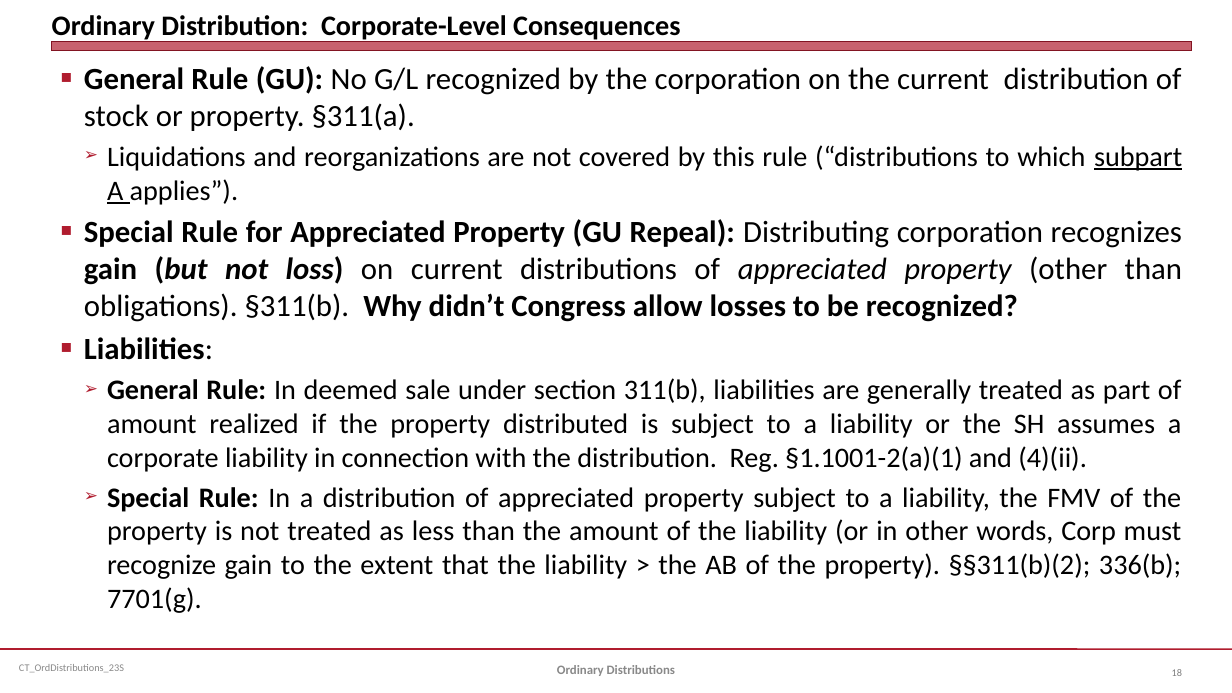
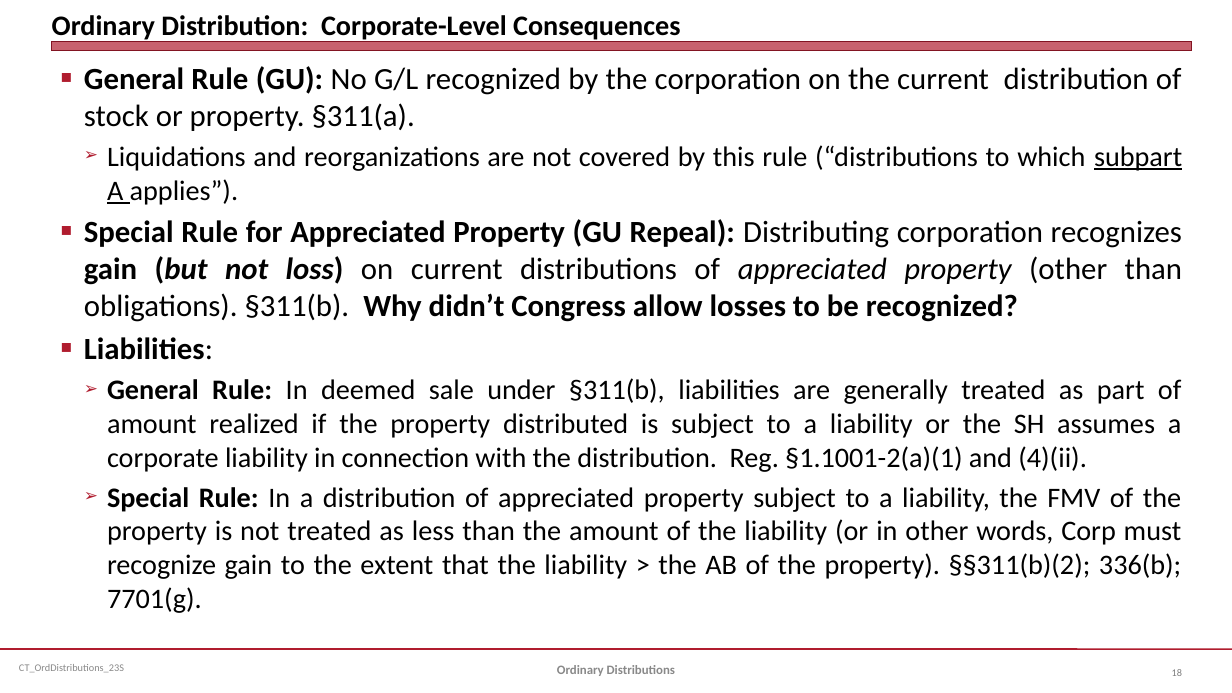
Before and after one commit to jmc877/Corporate-Tax, a slide deck: slide 18 of slides/CT_OrdDistributions_23S.pptx. Drawn at 1232x693 pixels with LibreOffice and Linux fonts; fonts in the diff are those of the drawing. Boxes give left, top, right and bottom in pixels: in the first picture for what was removed or moved away, otherwise in the second. Text is boxed around its words. In the diff, an @@ line names an element or a change of style, - is before the commit and + after.

```diff
--- a/slides/CT_OrdDistributions_23S.pptx
+++ b/slides/CT_OrdDistributions_23S.pptx
@@ text at (x1=107, y1=378, x2=1182, y2=472): text changed @@
-  ➢ General Rule: In deemed sale under section 311(b), liabilities are generally treated as part of amount realized if the property distributed is subject to a liability or the SH assumes a corporate liability in connection with the distribution. Reg. §1.1001-2(a)(1) and (4)(ii).
+  ➢ General Rule: In deemed sale under §311(b), liabilities are generally treated as part of amount realized if the property distributed is subject to a liability or the SH assumes a corporate liability in connection with the distribution. Reg. §1.1001-2(a)(1) and (4)(ii).
```
Also in this commit, not shown: 3 other slides changed.
